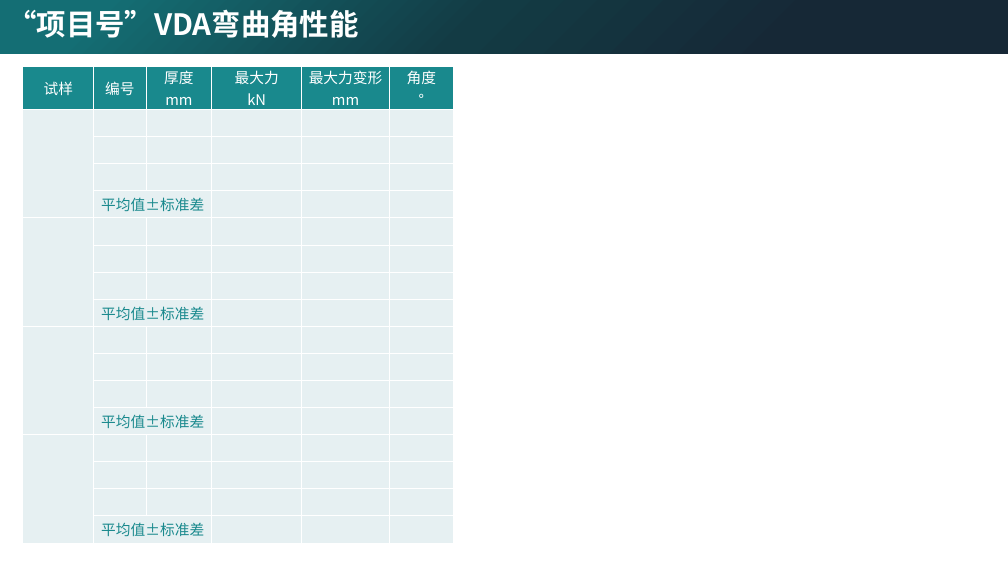
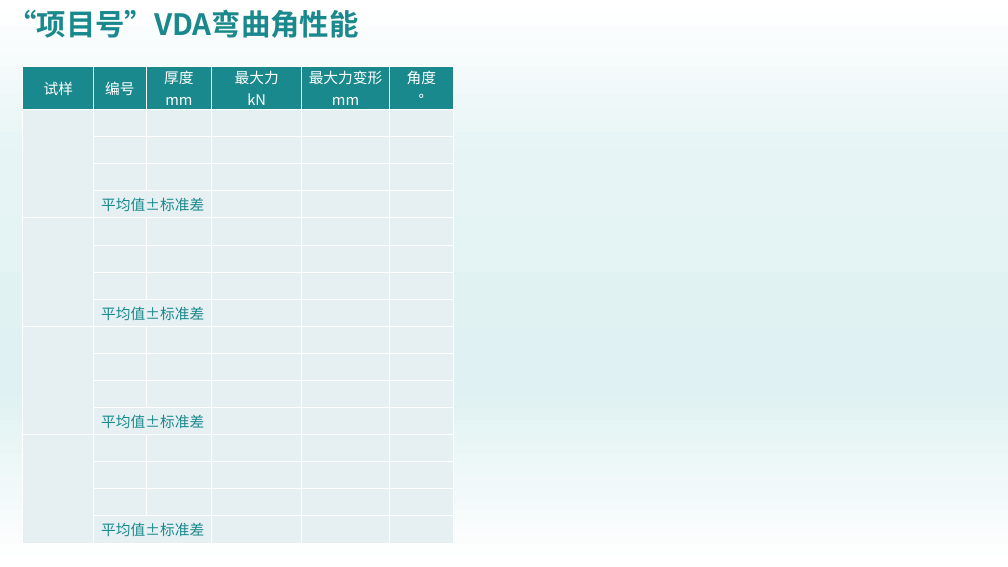
Before and after one commit to zzzp192/test, a slide deck: slide 1 of VDA弯曲角模板.pptx. Drawn at 1008x567 pixels with LibreOffice and Linux fonts; fonts in the diff are those of the drawing; background and template pictures are left out. Boxes give left, top, right and bottom in pixels: in the first picture for what was removed or moved away, otherwise in the second. Text is boxed around its words. In the diff, an @@ line names an element or a change of style, - is before the commit and + after.

```diff
--- a/VDA弯曲角模板.pptx
+++ b/VDA弯曲角模板.pptx
@@ background #FFFFFF to gradient #FFFFFF to #E6F4F5 to #DFF1F2 @@
@@ text "“项目号”VDA弯曲角性能" at [7,10,358,38]: text colour #FFFFFF to #19898D @@
@@ rectangle removed at [0,0,1008,54] @@
```
Also in this commit, not shown: 9 other files.
